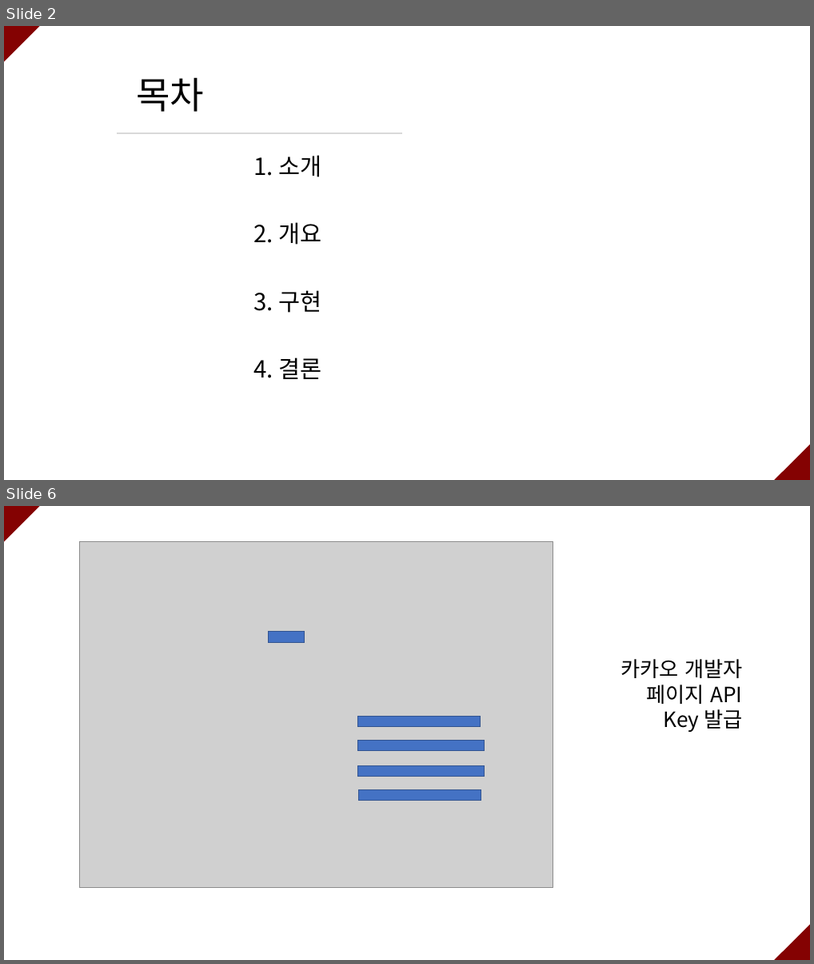
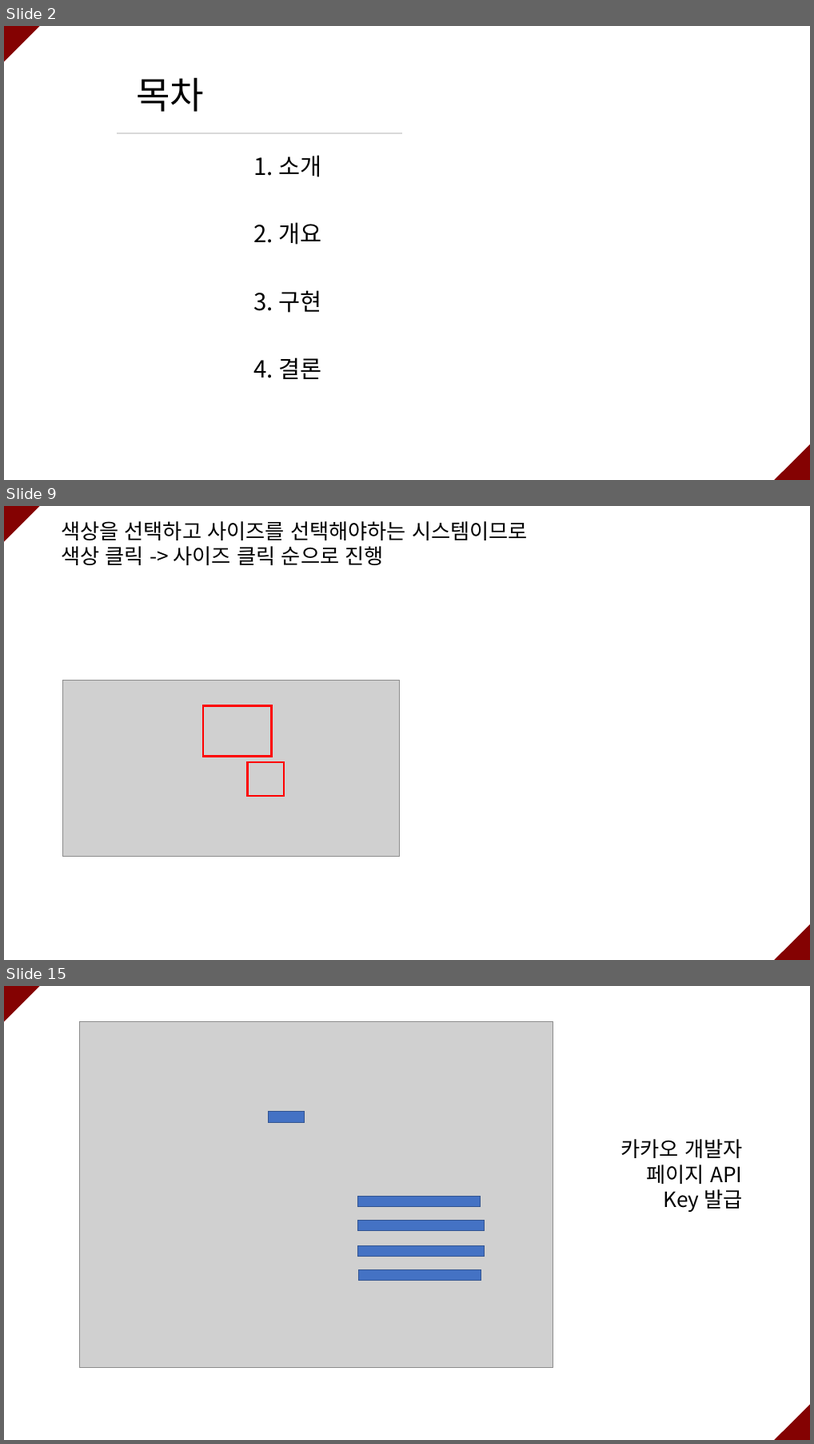
Before and after one commit to ramieeee/self_learning, a slide deck: semi_projects/쇼핑몰 옷 사이즈 확인 크롤링/쇼핑몰 옷 사이즈 확인 크롤링.pptx. Shown one above the other, each under a label of ours: slides 2 and 6 before the commit, slides 2, 9 and 15 after it; the slides between them are not shown. The pictures are 814x964 and 814x1444 pixels, drawn with LibreOffice and Linux fonts; fonts in the diff are those of the drawing; grey boxes stand for pictures. Boxes give left, top, right and bottom in pixels: in the first picture for what was removed or moved away, otherwise in the second. Text is boxed around its words. In the diff, an @@ line names an element or a change of style, - is before the commit and + after.

```diff
--- a/semi_projects/쇼핑몰 옷 사이즈 확인 크롤링/쇼핑몰 옷 사이즈 확인 크롤링.pptx
+++ b/semi_projects/쇼핑몰 옷 사이즈 확인 크롤링/쇼핑몰 옷 사이즈 확인 크롤링.pptx
@@ slide 9 added at (x1=4, y1=506, x2=810, y2=960), background #FFFFFF @@
@@ triangle added at (x1=4, y1=506, x2=40, y2=542), fill #840202 @@
@@ text added at (x1=61, y1=521, x2=528, y2=565), 25 pt, text #000000 @@
+색상을 선택하고 사이즈를 선택해야하는 시스템이므로 색상 클릭 -> 사이즈 클릭 순으로 진행
@@ picture added at (x1=62, y1=680, x2=400, y2=857) @@
@@ rectangle added at (x1=203, y1=706, x2=271, y2=756), outline #FF0000 2.25 pt @@
@@ rectangle added at (x1=248, y1=763, x2=285, y2=796), outline #FF0000 2.25 pt @@
@@ triangle added at (x1=774, y1=924, x2=810, y2=960), fill #840202 @@
@@ what was slide 6 is now slide 15 @@
```
Also in this commit, not shown: 4 slides changed, 8 other slides added, 5 other files.
